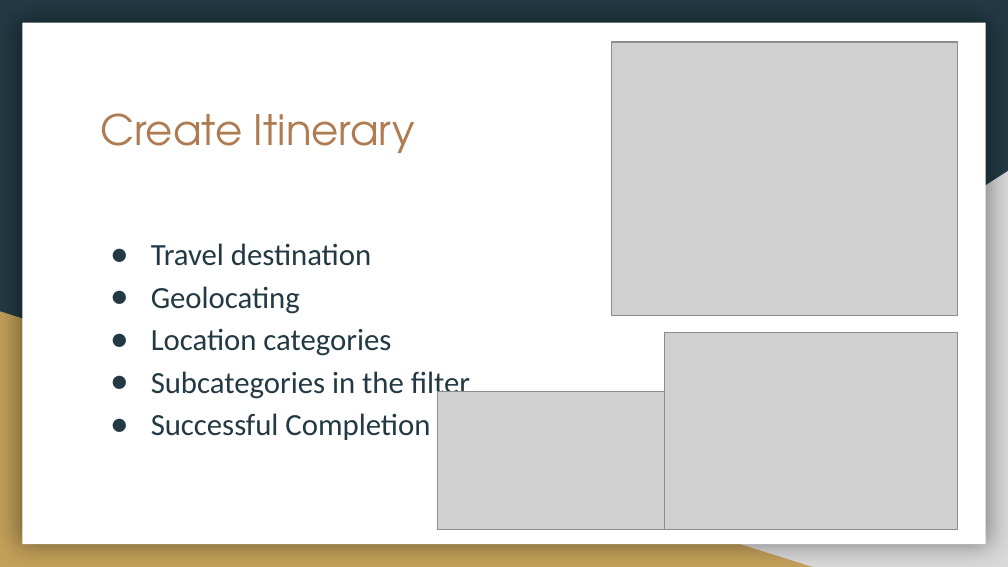
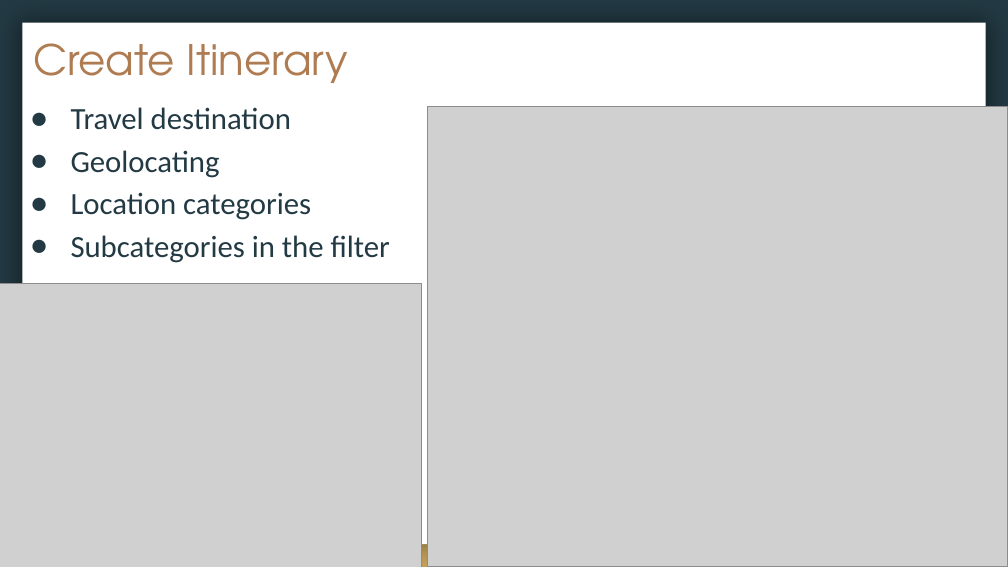
Before and after one commit to DustinWZook/Atlas-Itinerary, a slide deck: slide 7 of Documents/Project Design/Project Design.pptx. Drawn at 1008x567 pixels with LibreOffice and Linux fonts; fonts in the diff are those of the drawing; grey boxes stand for pictures. Boxes give left, top, right and bottom in pixels: in the first picture for what was removed or moved away, otherwise in the second. Text is boxed around its words. In the diff, an @@ line names an element or a change of style, - is before the commit and + after.

```diff
--- a/Documents/Project Design/Project Design.pptx
+++ b/Documents/Project Design/Project Design.pptx
@@ title "Create Itinerary": place and size @@
-title "Create Itinerary" at [100,113,415,153]
+title "Create Itinerary" at [33,43,348,83]
@@ text "Travel destination": place and size @@
-text "Travel destination" at [151,243,470,440]
+text "Travel destination" at [71,107,390,263]
@@ picture: place and size @@
-picture at [612,42,958,317]
+picture at [427,107,1008,567]
@@ picture: place and size @@
-picture at [664,332,957,529]
+picture at [0,283,421,567]
@@ text at [151,413,430,440]: paragraph removed @@
-● Successful Completion
@@ picture removed at [437,392,664,530] @@
```
Also in this commit, not shown: 1 slide added.
